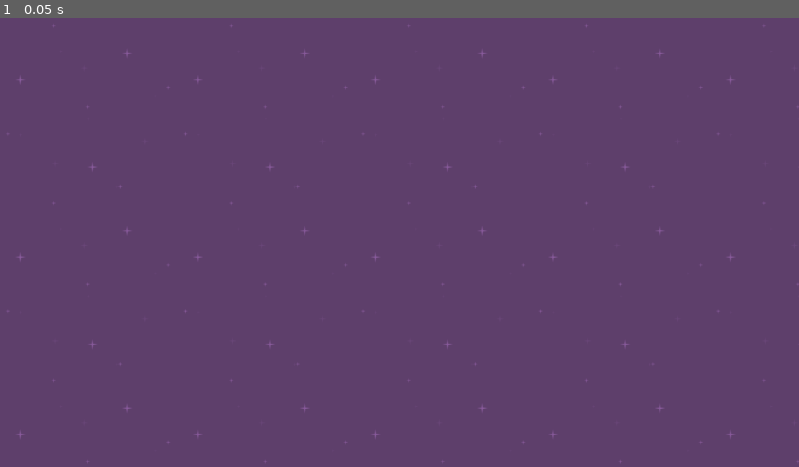
Above: before the commit, frame 1.
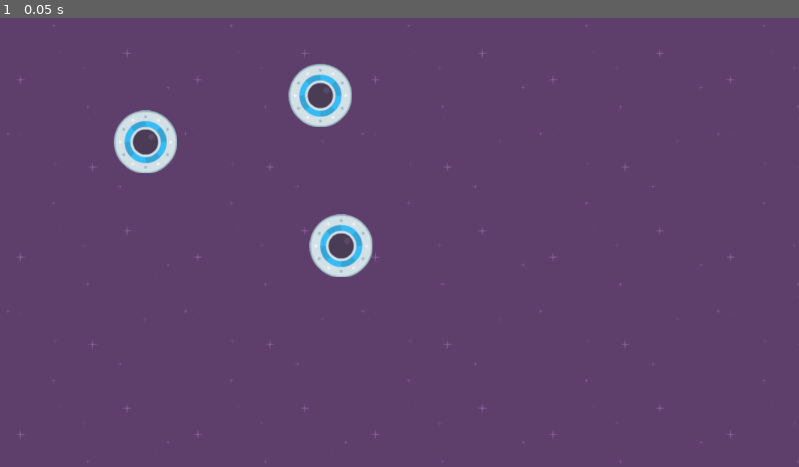
Above: after the commit, the same moment.

Repository: wdthor/Speedy-Saucer
Game: Godot game, scene res://level_1.tscn
Two runs of this game, one before a commit and one after it. Both use one fixed random seed, a clock stepped at 60 frames per second and the inputs below.
Inputs:
- Up to frame 1 (0.05 s): no input

The runs differ from the first frame. In frame 1, 2.3% of the frame differs, in the area x 14-47%, y 10-58%.

Commit message:
4- Instancing Scenes

Diff:
--- a/level_1.tscn
+++ b/level_1.tscn
@@ -1,6 +1,7 @@
-[gd_scene load_steps=2 format=3 uid="uid://dieaf48po3r6c"]
+[gd_scene load_steps=3 format=3 uid="uid://dieaf48po3r6c"]
 
 [ext_resource type="Texture2D" uid="uid://ff6iv8vr0ffd" path="res://purple.png" id="1_ygf00"]
+[ext_resource type="PackedScene" uid="uid://bek6lq1dtxsjk" path="res://player.tscn" id="2_der11"]
 
 [node name="Level1" type="Node2D"]
 
@@ -9,3 +10,12 @@
 offset_bottom = 648.0
 texture = ExtResource("1_ygf00")
 stretch_mode = 1
+
+[node name="Player" parent="." instance=ExtResource("2_der11")]
+position = Vector2(210, 179)
+
+[node name="Player2" parent="." instance=ExtResource("2_der11")]
+position = Vector2(462, 112)
+
+[node name="Player3" parent="." instance=ExtResource("2_der11")]
+position = Vector2(492, 329)
--- /dev/null
+++ b/player.tscn
@@ -0,0 +1,16 @@
+[gd_scene load_steps=3 format=3 uid="uid://bek6lq1dtxsjk"]
+
+[ext_resource type="Texture2D" uid="uid://bpvgo134mjju6" path="res://ufoBlue.png" id="1_ls5t0"]
+
+[sub_resource type="CircleShape2D" id="CircleShape2D_oqnkl"]
+radius = 43.0
+
+[node name="Player" type="RigidBody2D"]
+position = Vector2(566, 250)
+gravity_scale = 0.0
+
+[node name="Sprite2D" type="Sprite2D" parent="."]
+texture = ExtResource("1_ls5t0")
+
+[node name="CollisionShape2D" type="CollisionShape2D" parent="."]
+shape = SubResource("CircleShape2D_oqnkl")
